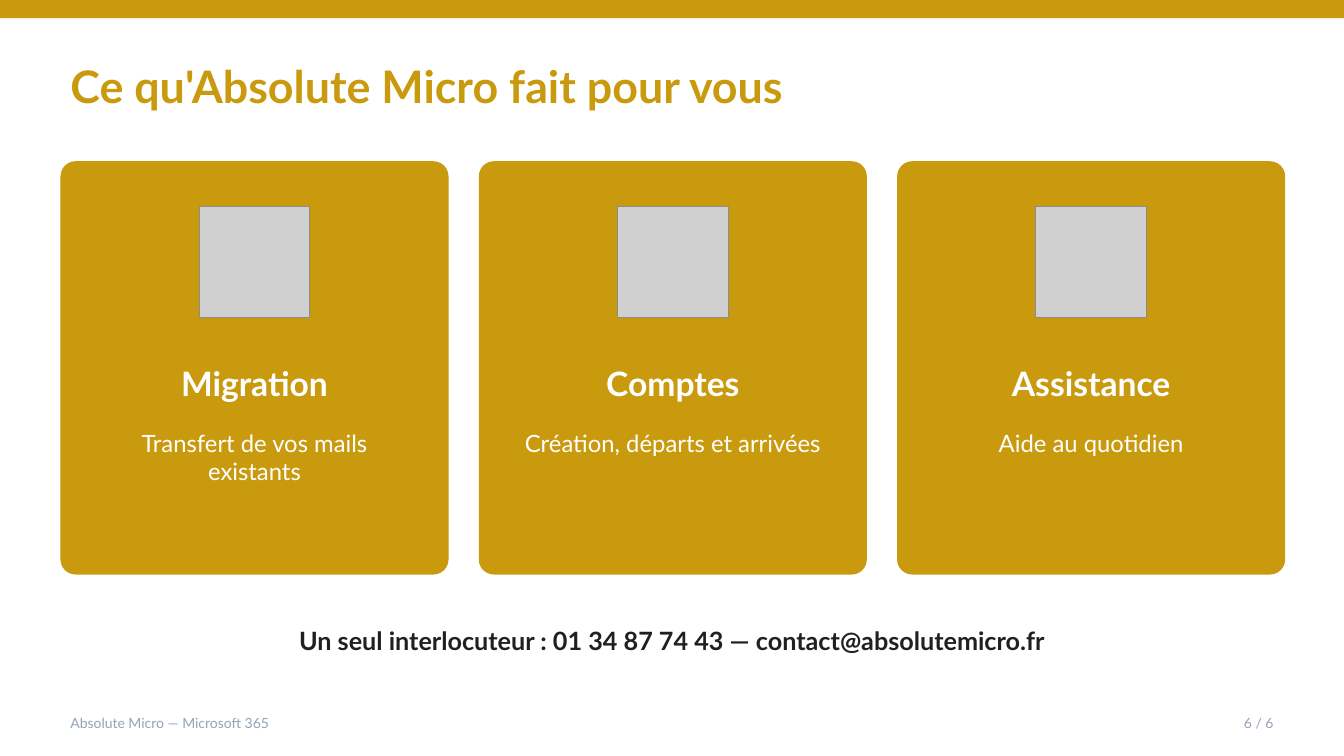
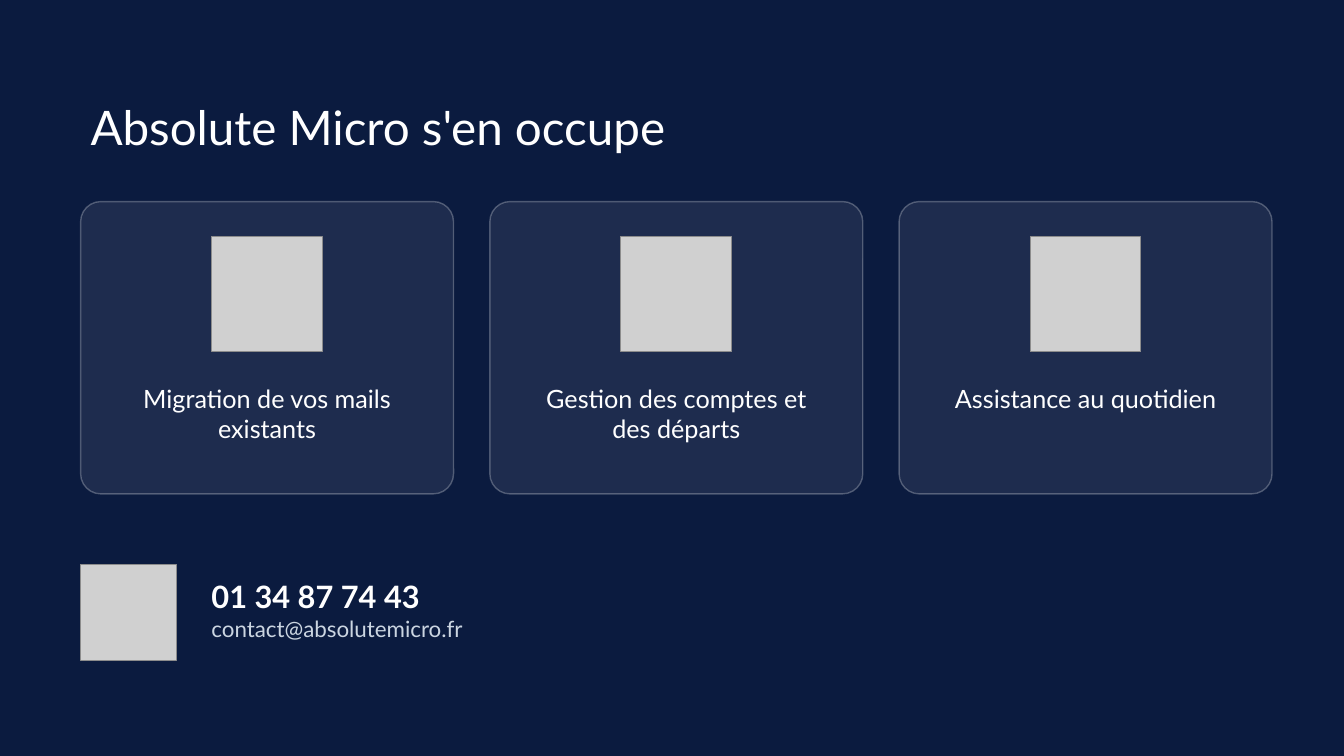
Before and after one commit to brunoflorin/absolute-devices, a slide deck: slide 8 of frontend/public/diaporamas/m365.pptx (slide 7 before the commit). Drawn at 1344x756 pixels with LibreOffice and Linux fonts; fonts in the diff are those of the drawing; grey boxes stand for pictures; background and template pictures are left out. Boxes give left, top, right and bottom in pixels: in the first picture for what was removed or moved away, otherwise in the second. Text is boxed around its words. In the diff, an @@ line names an element or a change of style, - is before the commit and + after.

```diff
--- a/frontend/public/diaporamas/m365.pptx
+++ b/frontend/public/diaporamas/m365.pptx
@@ background #FFFFFF to picture (left out) @@
@@ rectangle removed at [0, 0, 1344, 18] @@
@@ text at [91, 110, 665, 153]: text changed; size 32 to 34 pt; text colour #C99A0E to #FFFFFF; bold off @@
-Ce qu'Absolute Micro fait pour vous
+Absolute Micro s'en occupe
@@ fill #C99A0E to #FFFFFF at 8% opacity; outline none to #FFFFFF 1 pt; proportions changed in 3 elements at [490, 202, 863, 494], [899, 202, 1272, 494], [81, 202, 454, 494] @@
@@ rounded rectangle: place and size @@
-rounded rectangle at [60, 161, 449, 575]
+rounded rectangle at [81, 202, 454, 494]
@@ picture removed at [200, 207, 311, 318] @@
@@ rounded rectangle: place and size @@
-rounded rectangle at [479, 161, 867, 575]
+rounded rectangle at [490, 202, 863, 494]
@@ rounded rectangle: place and size @@
-rounded rectangle at [897, 161, 1286, 575]
+rounded rectangle at [899, 202, 1272, 494]
@@ picture added at [212, 237, 323, 352] @@
@@ picture: place and size @@
-picture at [617, 207, 728, 318]
+picture at [621, 237, 732, 352]
@@ picture: place and size @@
-picture at [1036, 207, 1147, 318]
+picture at [1030, 237, 1141, 352]
@@ text at [143, 389, 391, 438]: text changed; size 17 to 18 pt @@
-Transfert de vos mails existants
+Migration de vos mails existants
@@ text removed at [181, 371, 328, 402] @@
-Migration
@@ text added at [546, 389, 806, 442], 18 pt, text #FFFFFF @@
+Gestion des comptes et des départs
@@ text removed at [606, 371, 739, 402] @@
-Comptes
@@ text at [955, 389, 1216, 412]: text changed; size 17 to 18 pt @@
-Aide au quotidien
+Assistance au quotidien
@@ text removed at [1012, 371, 1170, 397] @@
-Assistance
@@ text removed at [525, 434, 820, 456] @@
-Création, départs et arrivées
@@ picture added at [81, 565, 176, 660] @@
@@ text at [211, 585, 462, 640]: text changed; size 18 to 16 pt; text colour #231F20 to #CBD5E1; bold off @@
-Un seul interlocuteur : 01 34 87 74 43 — contact@absolutemicro.fr
+01 34 87 74 43
+contact@absolutemicro.fr
@@ text removed at [70, 718, 269, 728] @@
-Absolute Micro — Microsoft 365
@@ text removed at [1244, 718, 1273, 728] @@
-6 / 6
```
Also in this commit, not shown: 2 other slides changed, 5 slides added, 4 slides removed, 21 other files.
